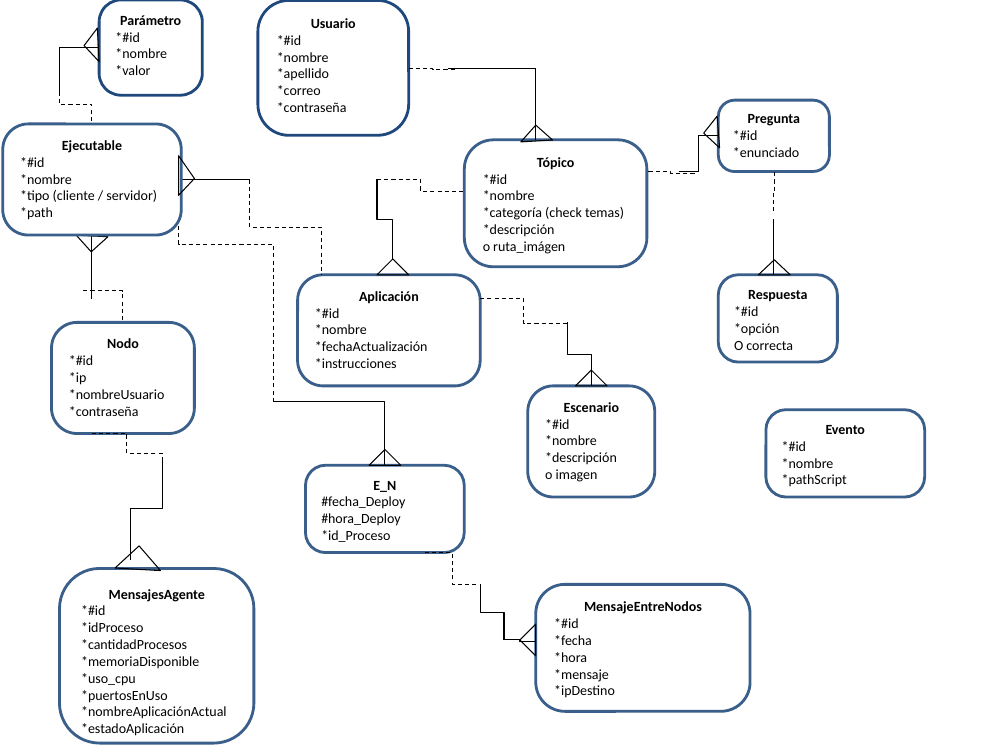
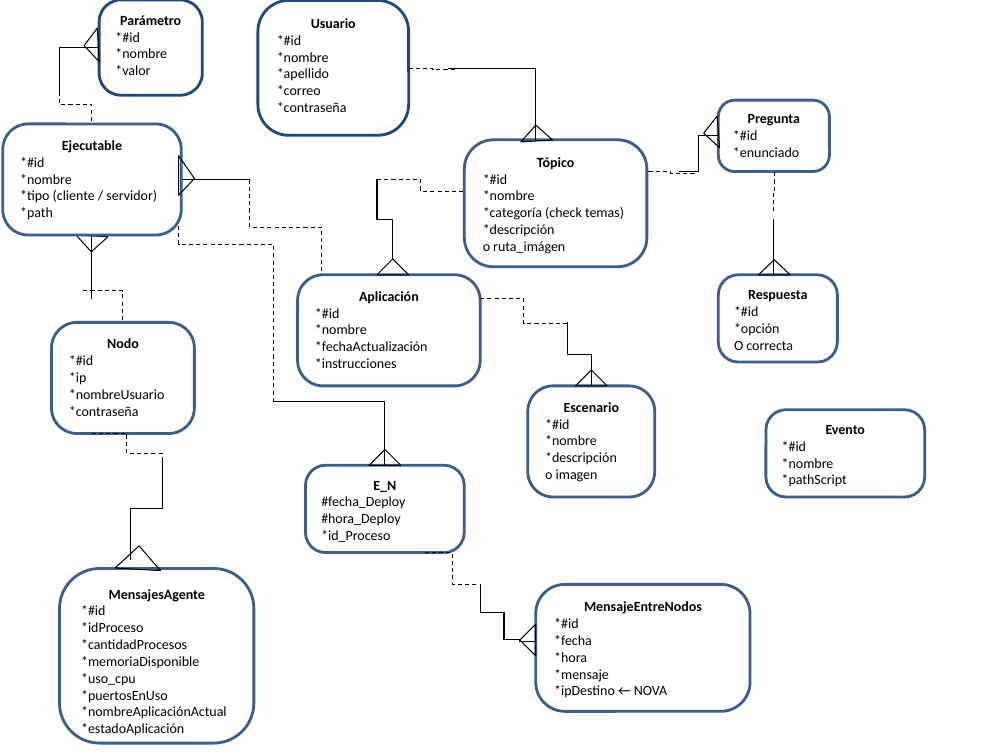
Before and after one commit to qckzr/teg-hs, a slide deck: slide 1 of Documentos/er.pptx. Drawn at 1008x756 pixels with LibreOffice and Linux fonts; fonts in the diff are those of the drawing. Boxes give left, top, right and bottom in pixels: in the first picture for what was removed or moved away, otherwise in the second. Text is boxed around its words. In the diff, an @@ line names an element or a change of style, - is before the commit and + after.

```diff
--- a/Documentos/er.pptx
+++ b/Documentos/er.pptx
@@ text in rounded rectangle at [554,685,667,698]: text changed @@
-*ipDestino
+*ipDestino ← NOVA
```
Also in this commit, not shown: 15 other files.
